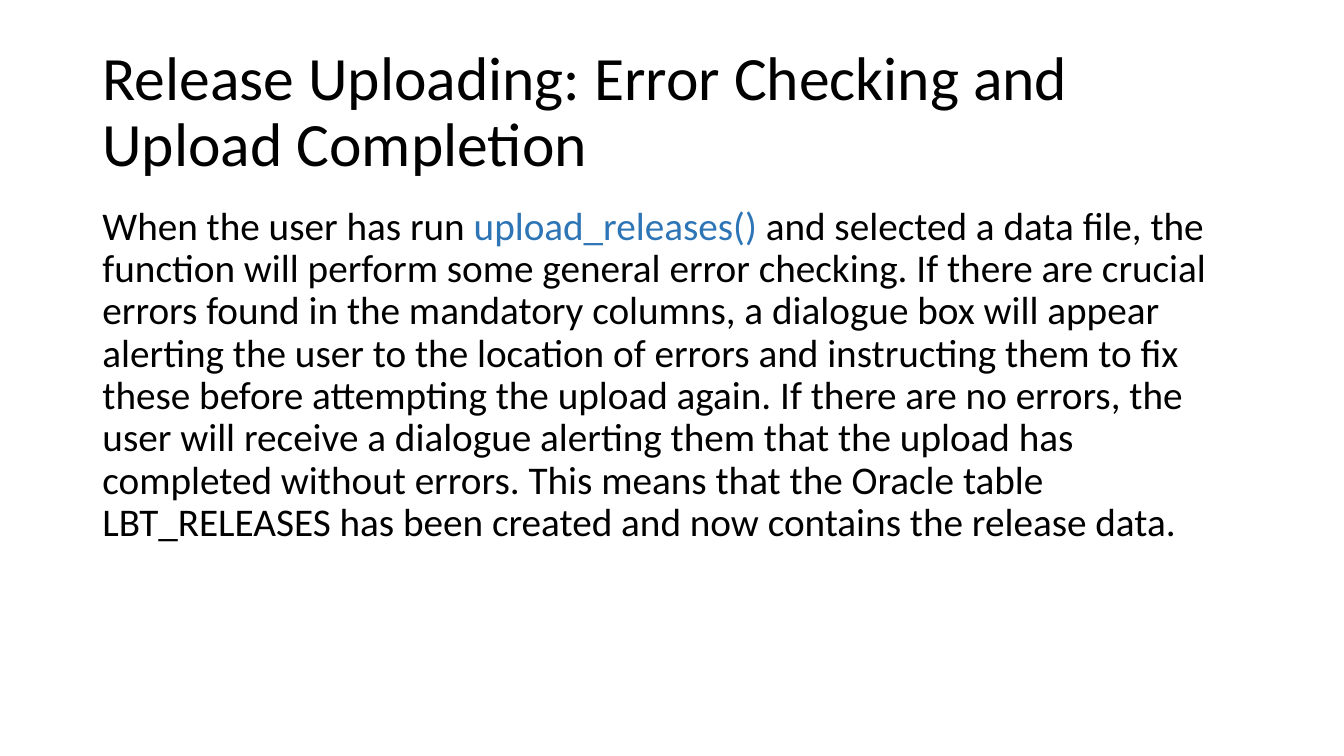
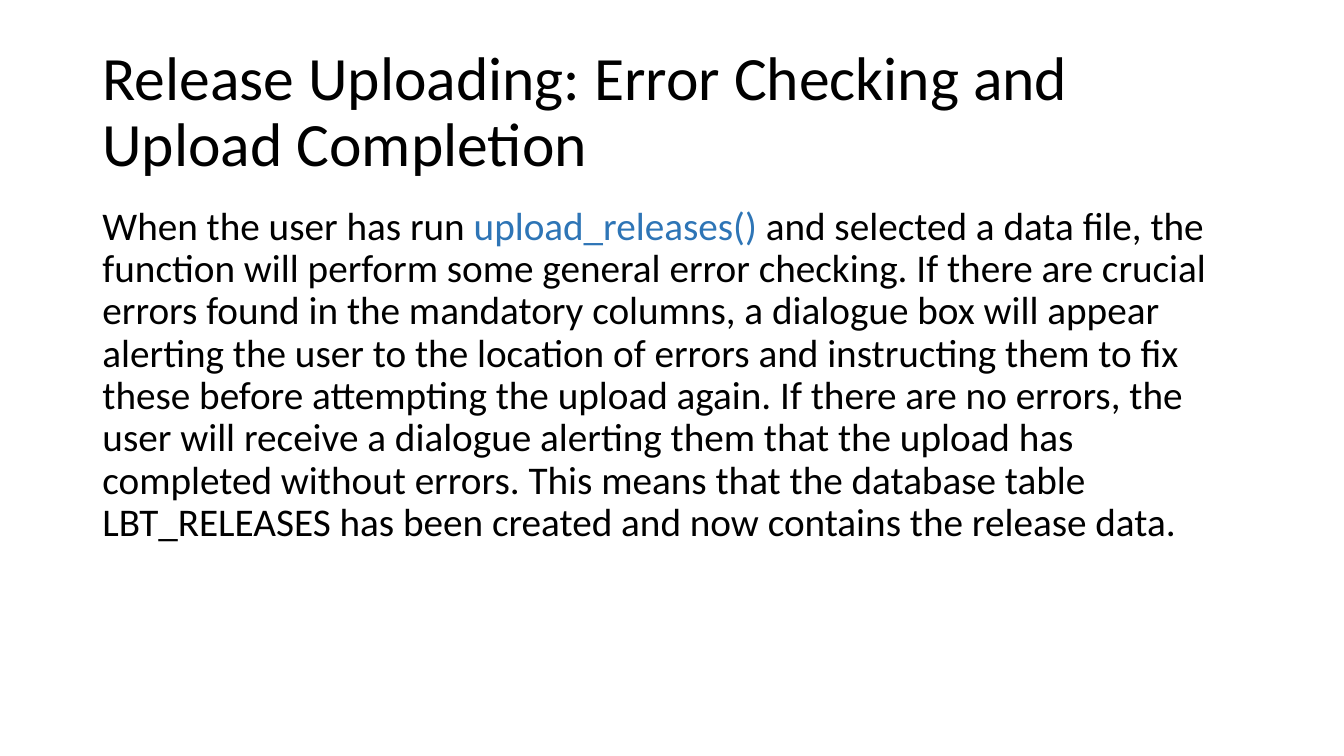
Before and after one commit to LobsterScience/LobTag2, a slide deck: slide 15 of data/user_guide.pptx. Drawn at 1344x756 pixels with LibreOffice and Linux fonts; fonts in the diff are those of the drawing. Boxes give left, top, right and bottom in pixels: in the first picture for what was removed or moved away, otherwise in the second. Text is boxed around its words. In the diff, an @@ line names an element or a change of style, - is before the commit and + after.

Commit message:
typo fixed, user guide updated

```diff
--- a/data/user_guide.pptx
+++ b/data/user_guide.pptx
@@ text at (102,211,1206,542): text changed @@
-When the user has run upload_releases() and selected a data file, the function will perform some general error checking. If there are crucial errors found in the mandatory columns, a dialogue box will appear alerting the user to the location of errors and instructing them to fix these before attempting the upload again. If there are no errors, the user will receive a dialogue alerting them that the upload has completed without errors. This means that the Oracle table LBT_RELEASES has been created and now contains the release data.
+When the user has run upload_releases() and selected a data file, the function will perform some general error checking. If there are crucial errors found in the mandatory columns, a dialogue box will appear alerting the user to the location of errors and instructing them to fix these before attempting the upload again. If there are no errors, the user will receive a dialogue alerting them that the upload has completed without errors. This means that the database table LBT_RELEASES has been created and now contains the release data.
```
Also in this commit, not shown: 3 other slides changed, 1 other file.
